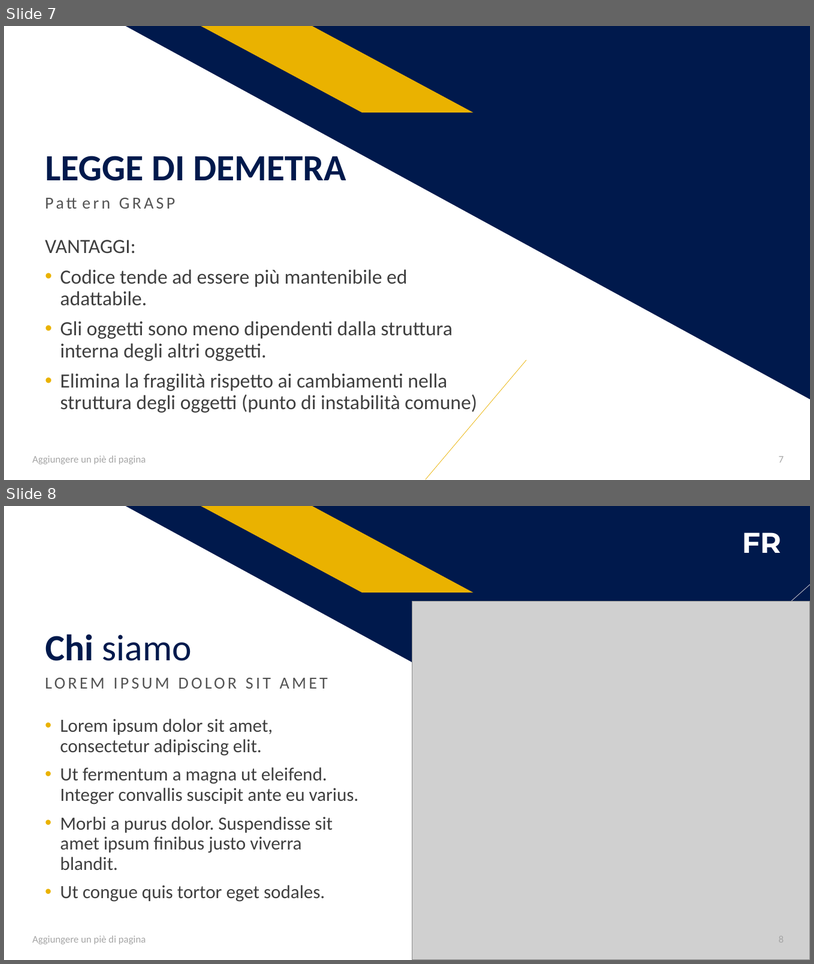
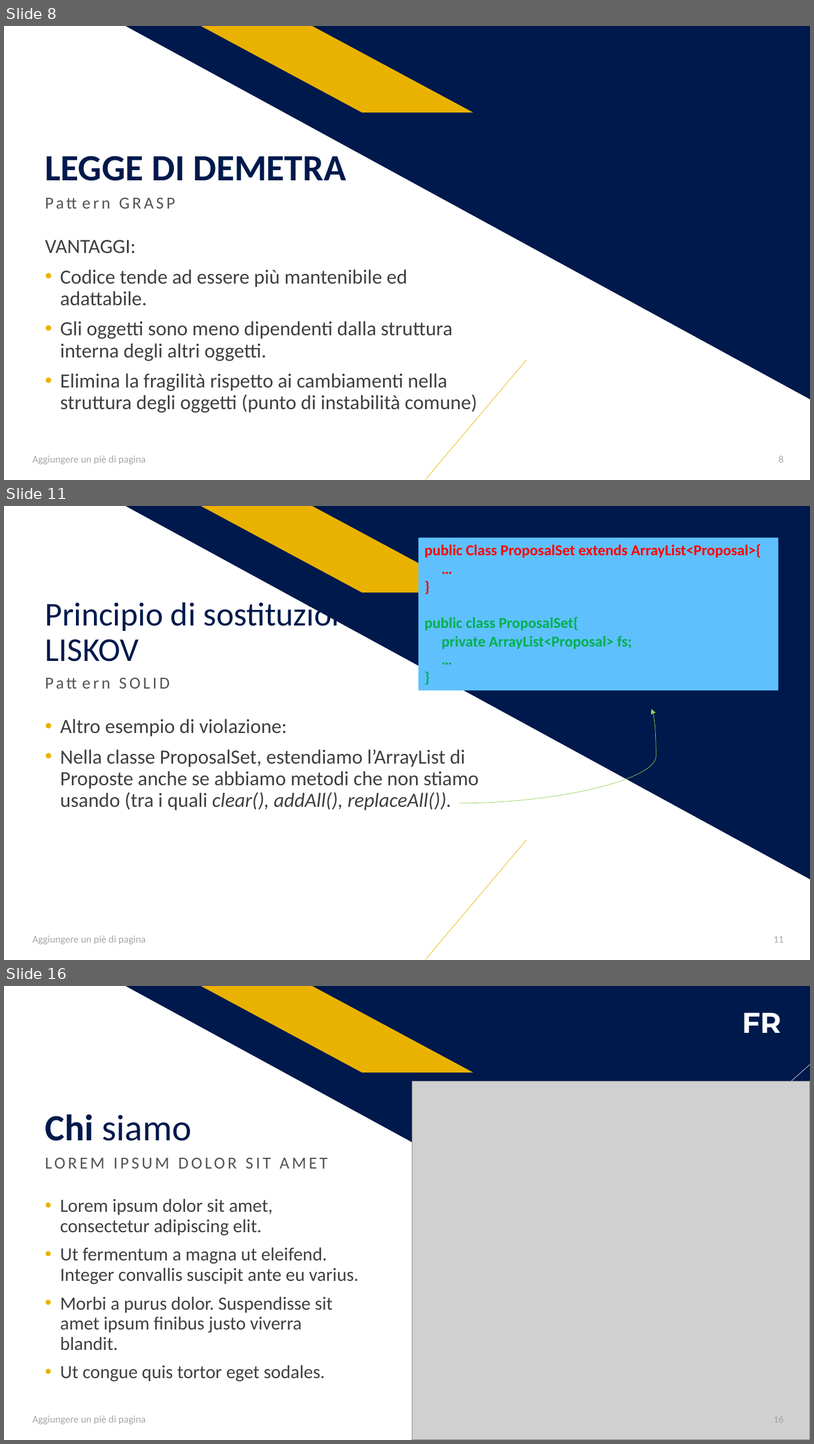
Before and after one commit to salvalai-matteo/EventBookDocumentation, a slide deck: Progetto Ingegneria SW.pptx. Shown one above the other, each under a label of ours: slides 7 and 8 before the commit, slides 8, 11 and 16 after it; the slides between them are not shown. The pictures are 814x964 and 814x1444 pixels, drawn with LibreOffice and Linux fonts; fonts in the diff are those of the drawing; grey boxes stand for pictures. Boxes give left, top, right and bottom in pixels: in the first picture for what was removed or moved away, otherwise in the second. Text is boxed around its words. In the diff, an @@ line names an element or a change of style, - is before the commit and + after.

```diff
--- a/Progetto Ingegneria SW.pptx
+++ b/Progetto Ingegneria SW.pptx
@@ slide 11 added at (4, 506, 810, 960), background #FFFFFF; not listed: 3 template elements that a slide beside it also shows @@
@@ rectangle added at (419, 537, 779, 690), fill #5EC1FD, 18 pt, text #00B050, bold @@
+public Class ProposalSet extends ArrayList<Proposal>{
+…
+}
+public class ProposalSet{
+private ArrayList<Proposal> fs;
+…
+}
@@ title added at (45, 597, 366, 661), 39.6 pt, text #00194C @@
+Principio di sostituzione di
+LISKOV
@@ text added at (39, 671, 525, 712), 20 pt, text #525252 @@
+Pattern SOLID
@@ text added at (60, 718, 479, 810), 24 pt, text #3F3F3F @@
+• Altro esempio di violazione:
+• Nella classe ProposalSet, estendiamo l’ArrayList di Proposte anche se abbiamo metodi che non stiamo usando (tra i quali clear(), addAll(), replaceAll()).
@@ curved arrow added from (459, 803) to (652, 709), #92D050 0.5 pt @@
@@ text added at (32, 935, 146, 944), 12 pt, text #A5A5A5 @@
+Aggiungere un piè di pagina
@@ page number added at (774, 936, 784, 942), 12 pt, text #A5A5A5 @@
+11
@@ what was slide 7 is now slide 8 @@
@@ page number at (779, 456, 784, 462): text changed @@
-7
+8
@@ what was slide 8 is now slide 16 @@
@@ page number at (774, 1416, 784, 1422): text changed @@
-8
+16
```
Also in this commit, not shown: 1 slide changed, 7 other slides added, 1 slide removed.
